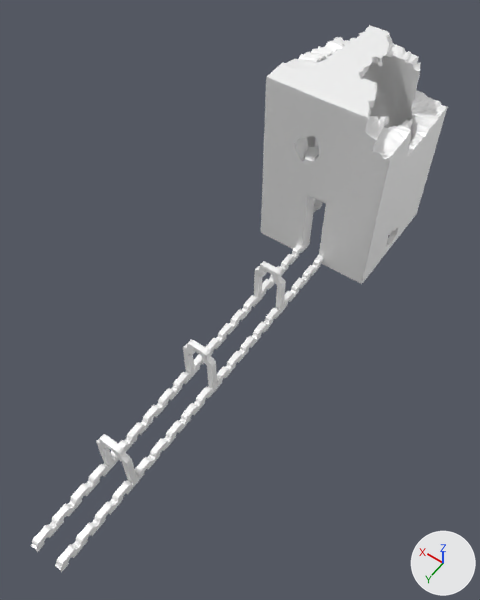
An edit to the FBX model public/models/rooms/room-02.fbx, drawn before and after from the same camera.
Before and after are seen from a camera (50 mm lens) standing at (-0.205, 0.468, 0.506) and looking at (-0.011, 0.197, 0.079). Every picture has the same lights, and +X, +Y and +Z are marked at lower right. The older version comes first. Where no turn or scale is listed for an object, it has been applied to the vertices.

In view in the first picture: 'ROOM_02_detailed', 'pCube209'.
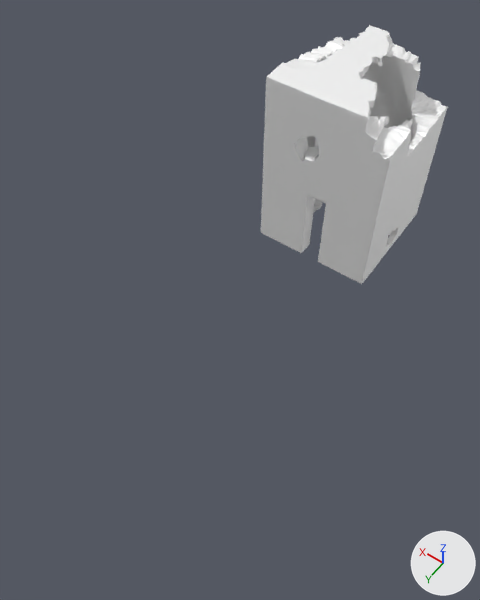
Boxes (x1, y1, x2, y2) around the edits, measured in the pictures (480 x 600 px):
'pCube209', deleted
    before: (31, 244, 323, 573)

The change, as a diff of the scene's bpy script:
```diff
--- a/public/models/rooms/room-02.fbx.py
+++ b/public/models/rooms/room-02.fbx.py
@@ ob_pcube209 @@
-ob_pcube209 = bpy.data.objects.new('pCube209', me_mesh_001)
-ob_pcube209.location = (0.0, 0.24, 0.0275)
```
